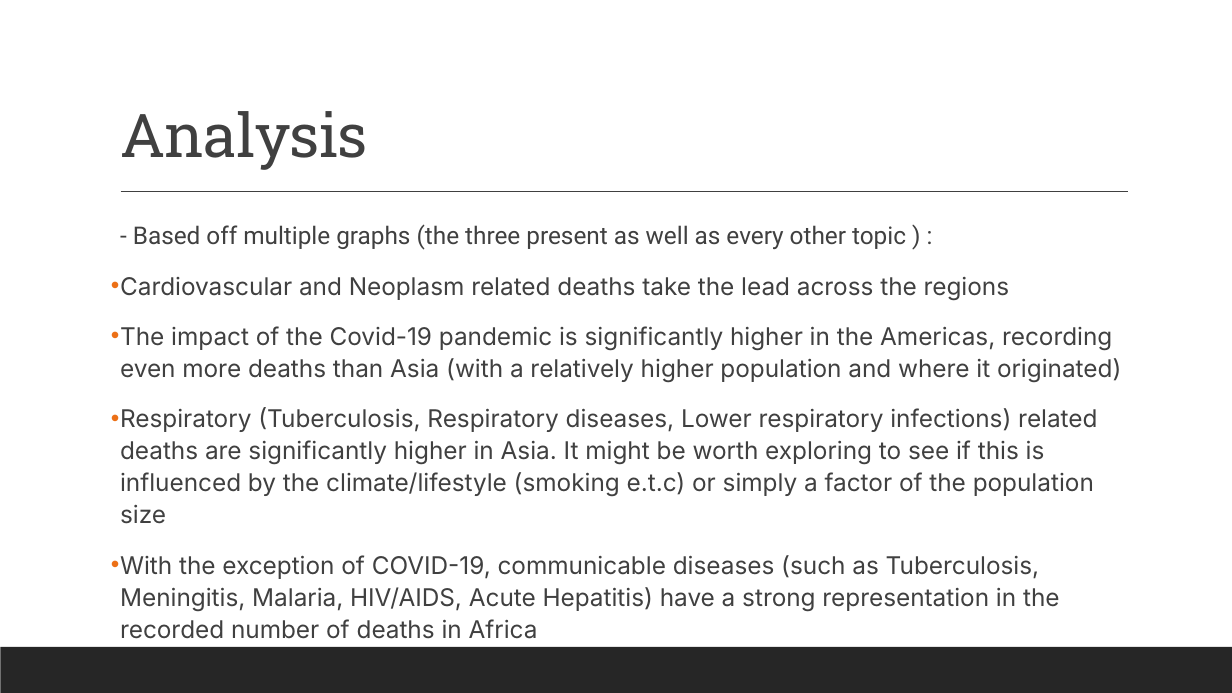
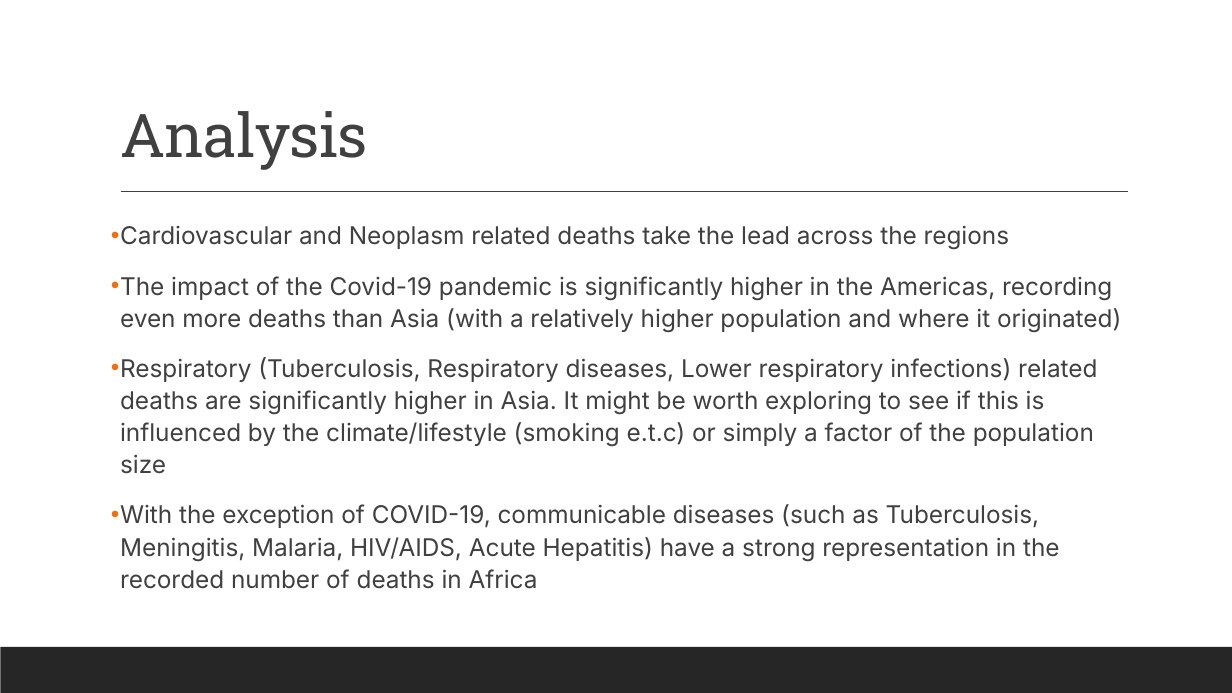
Before and after one commit to nekeitrius/dsc530, a slide deck: slide 21 of Final Presentation.pptx. Drawn at 1232x693 pixels with LibreOffice and Linux fonts; fonts in the diff are those of the drawing. Boxes give left, top, right and bottom in pixels: in the first picture for what was removed or moved away, otherwise in the second. Text is boxed around its words. In the diff, an @@ line names an element or a change of style, - is before the commit and + after.

```diff
--- a/Final Presentation.pptx
+++ b/Final Presentation.pptx
@@ text at box(133, 224, 906, 250): paragraph removed @@
-  - Based off multiple graphs (the three present as well as every other topic ) :
```
Also in this commit, not shown: 1 other slide changed, 1 other file.
